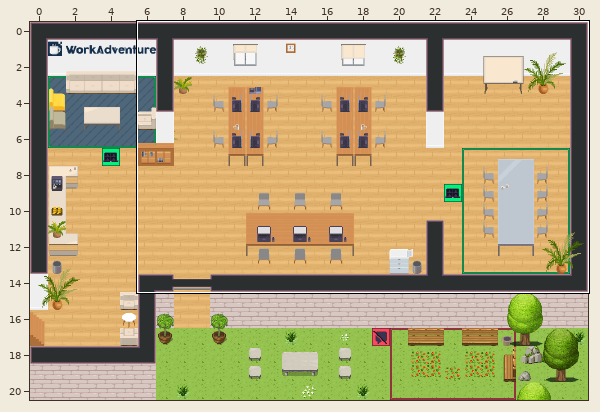
Two states of a Tiled map (JSON), office.tmj. The picture above shows the old version from afar; the outline marks the close-up.
Close-up. Before:
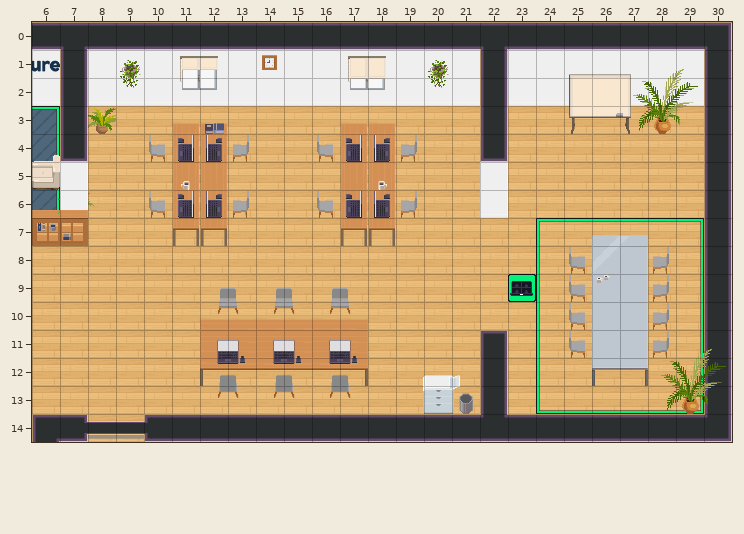
Cells are 32x32 px. Shown: x 6..30, y 0..14. The commit also changed other parts of the map, which this record leaves out.
And afterwards:
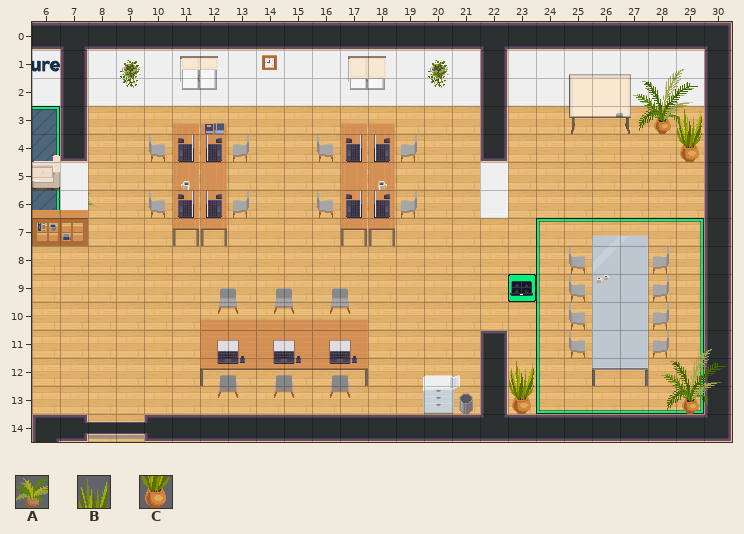
Key: from "Chunk 1": A 6, B 10, C 16.
_ is an empty cell, . an unchanged one.
Difference:
--- layer "furniture/furniture1"
@@ x 8..29 @@
- 3 A...................._
- 4 ....................._
+ 3 _....................B
+ 4 .....................C
@@ x 23..23 @@
-12 _
-13 _
+12 B
+13 C
Pixel boxes of the changes (left, top, right, bottom) in both close-ups:
removed: (88, 108, 116, 134)
added: (677, 109, 702, 162)
added: (509, 361, 534, 414)
